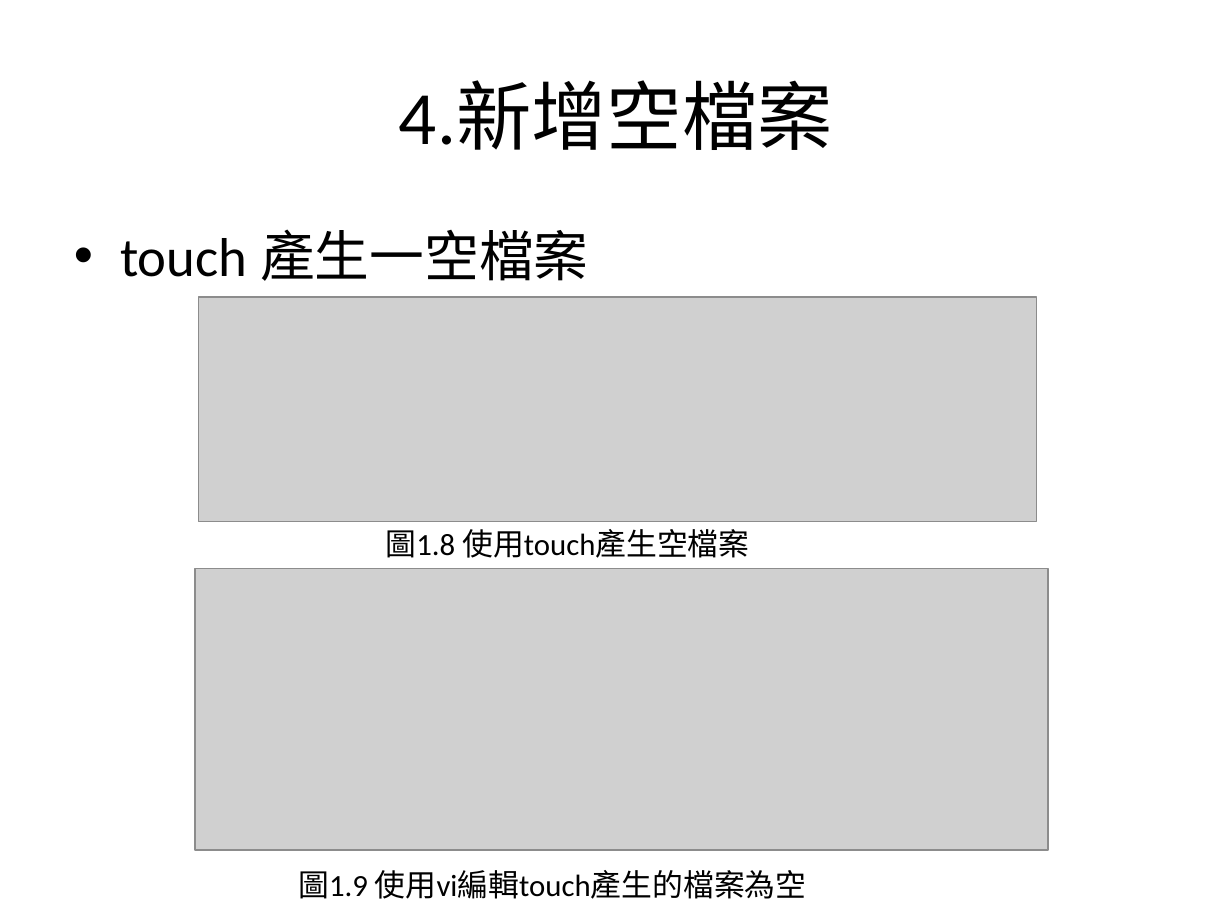
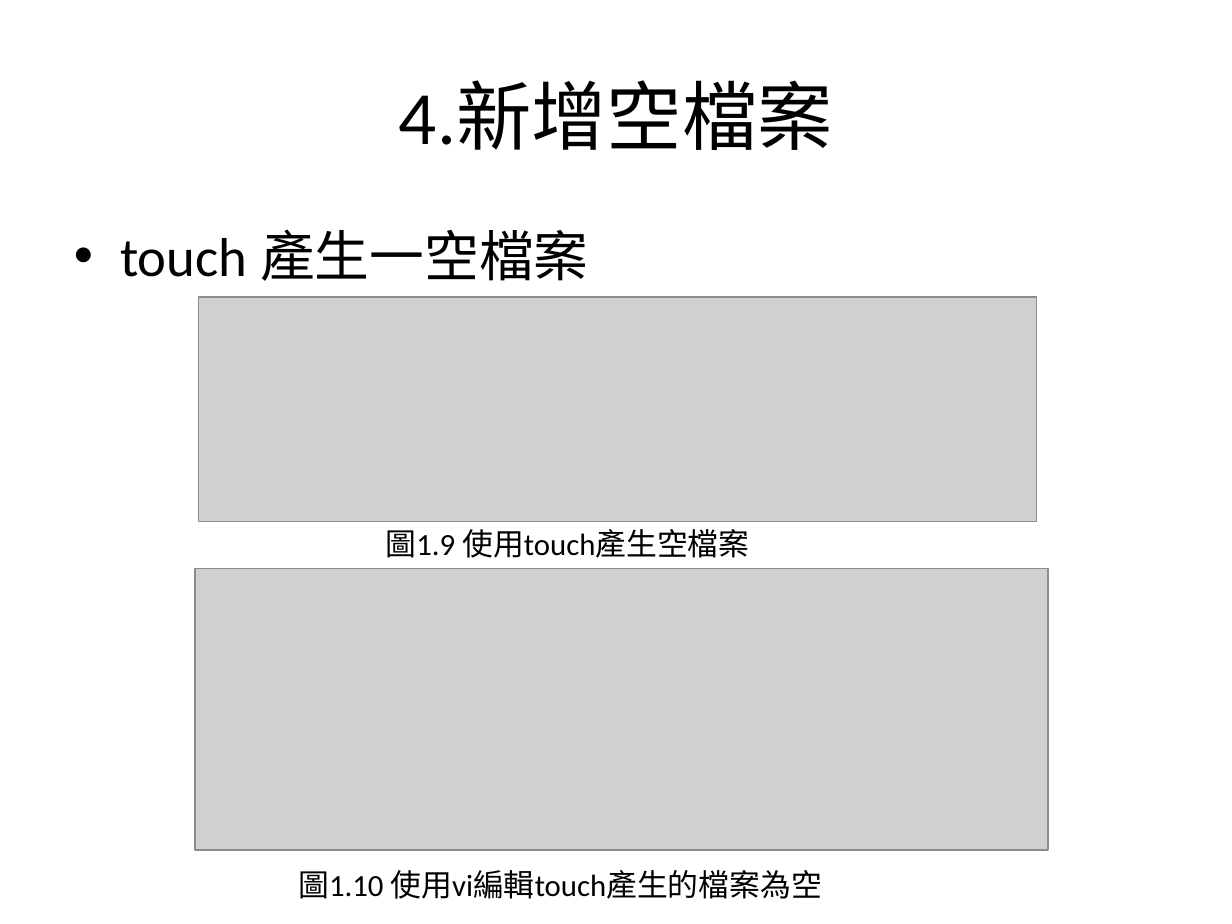
Before and after one commit to charlie11438/note, a slide deck: slide 13 of Linux/Linux_1.pptx (slide 11 before the commit). Drawn at 1232x924 pixels with LibreOffice and Linux fonts; fonts in the diff are those of the drawing; grey boxes stand for pictures. Boxes give left, top, right and bottom in pixels: in the first picture for what was removed or moved away, otherwise in the second. Text is boxed around its words. In the diff, an @@ line names an element or a change of style, - is before the commit and + after.

```diff
--- a/Linux/Linux_1.pptx
+++ b/Linux/Linux_1.pptx
@@ text at [386,529,749,558]: text changed @@
-圖1.8 使用touch產生空檔案
+圖1.9 使用touch產生空檔案
@@ text at [298,870,822,899]: text changed @@
-圖1.9 使用vi編輯touch產生的檔案為空
+圖1.10 使用vi編輯touch產生的檔案為空
```
Also in this commit, not shown: 9 other slides changed, 5 slides added.
